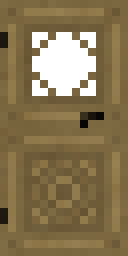
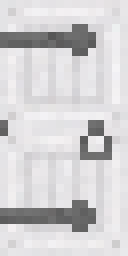
Revision of a layered 128px x 256px image; what changed, layer by layer:
added group "pale_oak group" with 4 layers above "acacia_door group" over [0, 0, 128, 256]
added layer "pale_oak_door_top.png" in group "pale_oak group" over [0, 24, 112, 232]
added layer "pale_oak door copy" (color, 11%) in group "pale_oak group" over [0, 0, 128, 256]
added layer "pale_oak door" (color, 8%) in group "pale_oak group" over [0, 0, 128, 256]
added layer "pale_oak_planks.png" in group "pale_oak group" over [0, 0, 128, 256]
